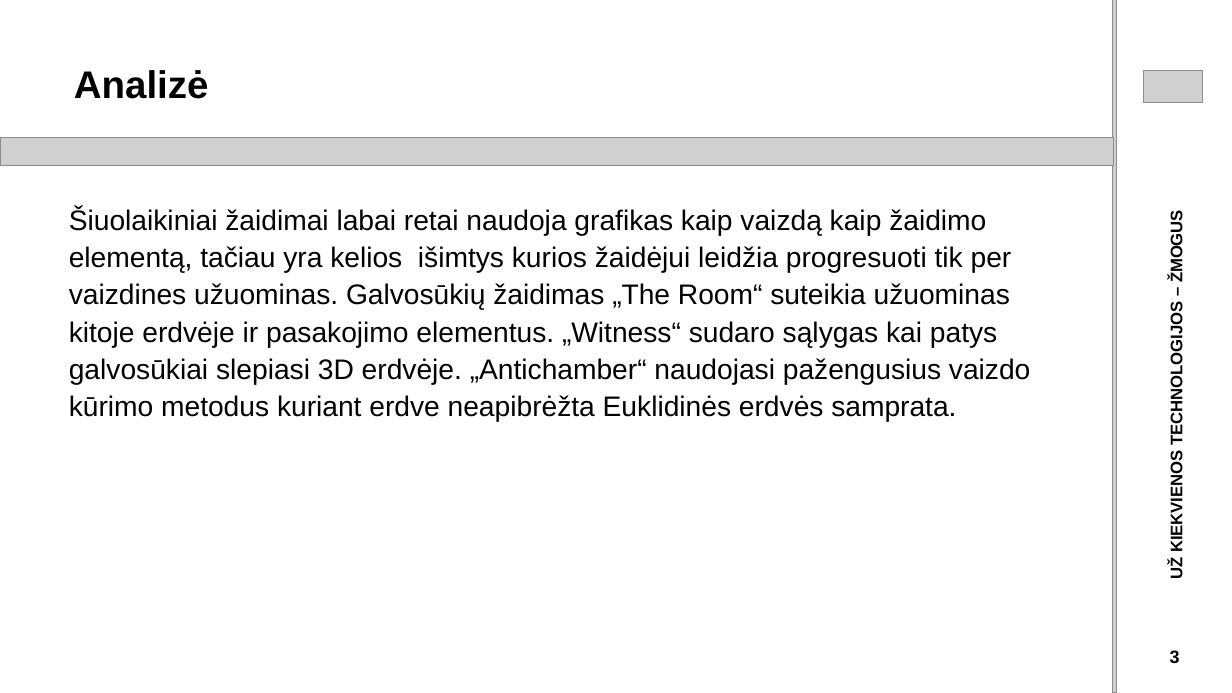
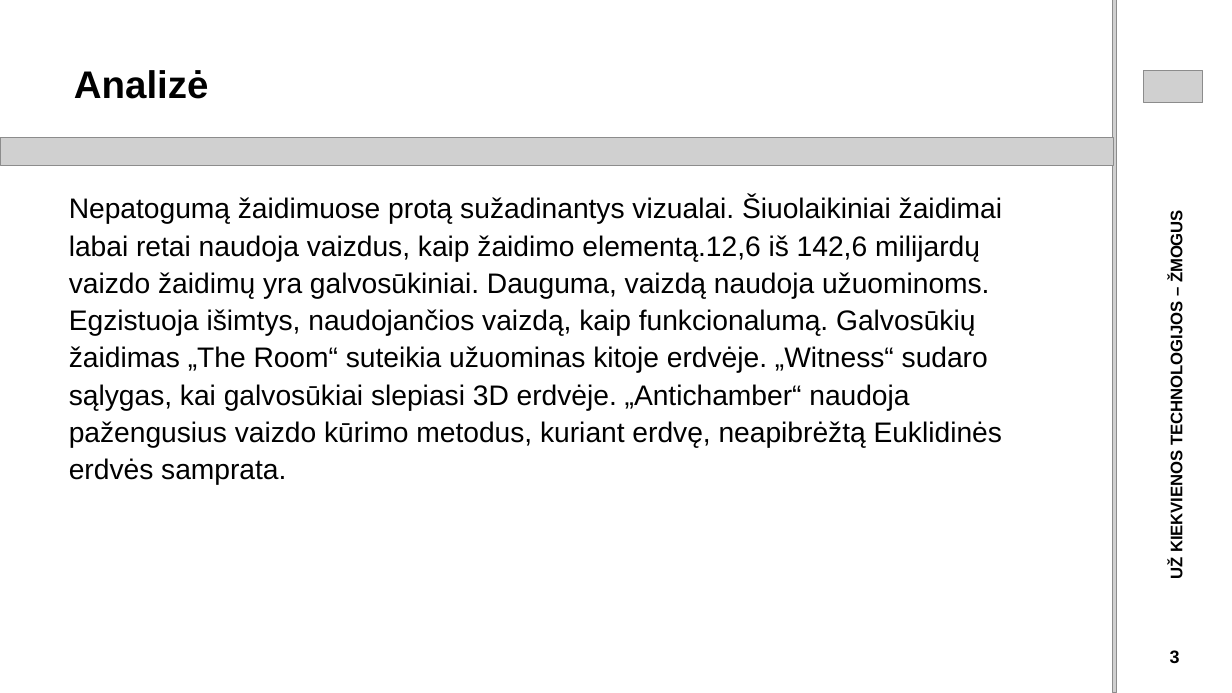
Before and after one commit to CoffeeLexer/Caecitas, a slide deck: slide 3 of Skaidres.pptx. Drawn at 1232x693 pixels with LibreOffice and Linux fonts; fonts in the diff are those of the drawing; grey boxes stand for pictures. Boxes give left, top, right and bottom in pixels: in the first picture for what was removed or moved away, otherwise in the second. Text is boxed around its words. In the diff, an @@ line names an element or a change of style, - is before the commit and + after.

```diff
--- a/Skaidres.pptx
+++ b/Skaidres.pptx
@@ text at (69, 196, 1002, 485): text changed @@
-Šiuolaikiniai žaidimai labai retai naudoja grafikas kaip vaizdą kaip žaidimo elementą, tačiau yra kelios išimtys kurios žaidėjui leidžia progresuoti tik per vaizdines užuominas. Galvosūkių žaidimas „The Room“ suteikia užuominas kitoje erdvėje ir pasakojimo elementus. „Witness“ sudaro sąlygas kai patys galvosūkiai slepiasi 3D erdvėje. „Antichamber“ naudojasi pažengusius vaizdo kūrimo metodus kuriant erdve neapibrėžta Euklidinės erdvės samprata.
+Nepatogumą žaidimuose protą sužadinantys vizualai. Šiuolaikiniai žaidimai labai retai naudoja vaizdus, kaip žaidimo elementą.12,6 iš 142,6 milijardų vaizdo žaidimų yra galvosūkiniai. Dauguma, vaizdą naudoja užuominoms. Egzistuoja išimtys, naudojančios vaizdą, kaip funkcionalumą. Galvosūkių žaidimas „The Room“ suteikia užuominas kitoje erdvėje. „Witness“ sudaro sąlygas, kai galvosūkiai slepiasi 3D erdvėje. „Antichamber“ naudoja pažengusius vaizdo kūrimo metodus, kuriant erdvę, neapibrėžtą Euklidinės erdvės samprata.
```
Also in this commit, not shown: 11 other slides changed, 2 slides added, 2 slides removed.
